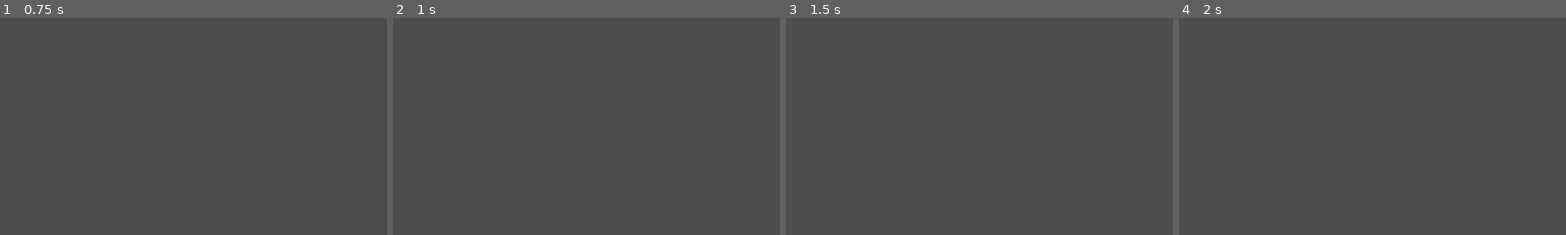
Above: before the commit, frames 1-4 (left to right).
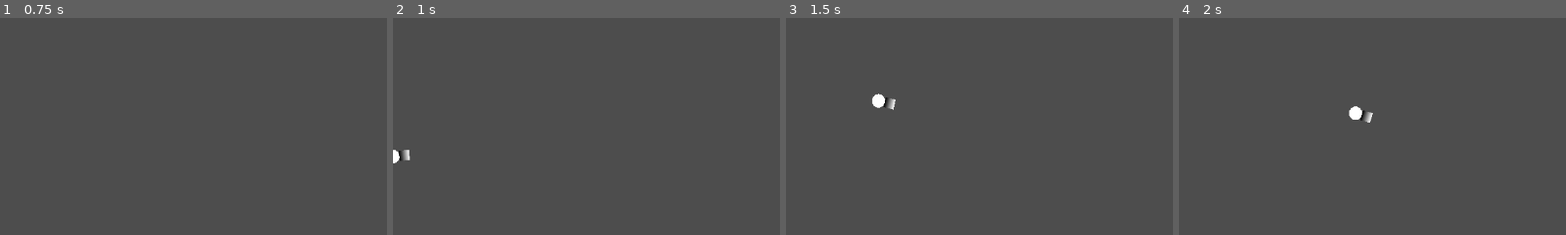
Above: after the commit, the same moments.

Repository: Clafout1s/Nature-s-Force
Game: Godot game, scene res://main.tscn
Two runs of this game, one before a commit and one after it. Both use one fixed random seed, a clock stepped at 60 frames per second and the inputs below. The engine's default icon, where the game draws it, is replaced by a stand-in: a white triangle on a blue panel in a dark square.
Inputs (mouse positions are % of the whole screen's width and height, from its top left):
- Up to frame 1 (0.75 s): move the mouse to (72, 45) at 0.52 s; hold D (right) from 0.53 s (still down); right-click (72, 45) at 0.6 s
- Up to frame 2 (1 s): keep holding D (right); tap W (up) at 0.77 s; tap Space (action_bar) at 0.8 s
- Up to frame 3 (1.5 s): keep holding D (right); tap W (up) at 1.07 s; move the mouse to (30, 55) at 1.27 s; tap Space (action_bar) at 1.35 s
- Up to frame 4 (2 s): keep holding D (right); tap W (up) at 1.52, 1.55, 1.82 s
The pictures show only the part of the screen within x 0-50%, y 28-78%; the shares and areas given below are measured in that part.

Frame 1 is identical in both runs. In frame 2, 0.2% of the frame differs, in the area x 0-5%, y 60-67%; in frame 3, 0.3%; in frame 4, 0.3%, in the area x 43-51%, y 40-49%.

Commit message:
Dash is fix, movement properly cut to const and burst, need momentum end burst

Diff:
--- a/player.gd
+++ b/player.gd
@@ -5,7 +5,7 @@
 @export var SPEED = 250.0
 @export var GRAVITY=1500
 @export var JUMP_VELOCITY = -500.0
-@export var SHOTGUN_VELOCITY = SPEED*2
+@export var SHOTGUN_VELOCITY = 1000
 
 
 var movement_list_x=[]
@@ -17,56 +17,70 @@
 var down_velocity_modifier=20
 # Get the gravity from the project settings to be synced with RigidBody nodes.
 var gravity = GRAVITY #ProjectSettings.get_setting("physics/2d/default_gravity")
-
+var exp_gravity=0
 
 var x_modifier_burst = 0
 var x_modifier_constant=0
 var y_modifier_burst = 0
 var y_modifier_constant=0
 
+var jump_activator
+
 func _ready():
 	gun_centre_ecart=Vector2(position.x-$gun.global_position.x,position.x-$gun.global_position.x)
 
 func _physics_process(delta):
 
+	jump_input()
 	rotate_gun()
+	shotgun_input()
+	#dash_input()
 
-
-	dash_input()
-	shotgun_input()
-
+	exp_gravity+=gravity*delta
+	if is_on_floor():
+		exp_gravity=0
 
 	var to_apply_x=return_apply_regular_burst(movement_list_x)
 	var to_apply_y=return_apply_regular_burst(movement_list_y)
 
 	x_modifier_constant=return_horizontal_input()
-	y_modifier_burst+=return_jump_input()
-	y_modifier_constant+=gravity*delta
+	x_modifier_burst=burst_test_input()
+	y_modifier_burst=0
+	y_modifier_constant=exp_gravity
+	if jump_activator:
+		y_modifier_constant+=JUMP_VELOCITY
+
 	for elex in to_apply_x:
 		x_modifier_burst+=elex
 	for eley in to_apply_y:
 		y_modifier_burst+=eley
-	apply_vertical_velocity(y_modifier_constant,y_modifier_burst)
-	apply_horizontal_velocity(x_modifier_constant,x_modifier_burst)
+
+	print(x_modifier_burst," ",y_modifier_burst)
+	apply_vertical_velocity(delta,y_modifier_constant,y_modifier_burst)
+	apply_horizontal_velocity(delta,x_modifier_constant,x_modifier_burst)
 	move_and_slide()
+	if is_on_floor():
+		#print("in")
+		y_modifier_burst = 0
+		jump_activator=false
 
-func apply_horizontal_velocity(modifier_constant, modifier_burst):
+
+func apply_horizontal_velocity(delta,modifier_constant, modifier_burst):
 	velocity.x = modifier_constant + modifier_burst
+	velocity.x = move_toward(velocity.x, modifier_constant, abs(SPEED))
 
-	if modifier_burst == 0:
-		velocity.x = move_toward(modifier_constant, 0, SPEED)
+func apply_vertical_velocity(delta,modifier_constant, modifier_burst):
+	if modifier_burst==0:
+		velocity.y = modifier_constant
 	else:
-		modifier_burst=0
-		print(x_modifier_burst)
+		velocity.y =modifier_burst
+	#y_modifier_burst=move_toward(y_modifier_burst, 0, abs(SPEED*50/float(100)))
 
-func apply_vertical_velocity(modifier_constant, modifier_burst):
+	#print(velocity.y)
 
-	velocity.y = modifier_constant + modifier_burst
-	if modifier_burst == 0:
-		velocity.x = move_toward(modifier_constant, 0, SPEED)
-	else:
-		modifier_burst=0
-		print(x_modifier_burst)
+	#print(velocity.y)
+	#y_modifier_burst=0
+
 
 func return_horizontal_input():
 	var direction = Input.get_axis("left", "right")
@@ -75,11 +89,9 @@
 	else:
 		return 0
 
-func return_jump_input():
+func jump_input():
 	if Input.is_action_just_pressed("up") and is_on_floor():
-		return JUMP_VELOCITY
-	else:
-		return 0
+		jump_activator=true
 
 func dash_input():
 	if Input.is_action_just_pressed("action_bar"):
@@ -113,24 +125,17 @@
 
 func shotgun_input():
 	if Input.is_action_just_pressed("action2"):
+		var angle=position.angle_to_point(get_global_mouse_position())
+		regular_burst_launch("shotgun_x",-cos(angle)*SHOTGUN_VELOCITY,shotgun_activator,10,movement_list_x)
+		regular_burst_launch("shotgun_y",-sin(angle)*SHOTGUN_VELOCITY,shotgun_activator,10,movement_list_y)
 
-		var angle=position.angle_to_point(get_global_mouse_position())
-		regular_burst_launch("shotgun_x",-cos(angle)*SHOTGUN_VELOCITY,shotgun_activator,8,movement_list_x)
-		regular_burst_launch("shotgun_y",-sin(angle)*SHOTGUN_VELOCITY,shotgun_activator,8,movement_list_y)
+func burst_test_input():
+	if Input.is_action_just_pressed("action_bar"):
+		var direction = Input.get_axis("left", "right")
+		return direction*1000
+	else:
+		return 0
 
-
-"""
-func apply_shotgun_physics():
-	if Input.is_action_just_pressed("action2"):
-		shotgun_shot=true
-		actual_shot_velocity=SHOTGUN_VELOCITY
-	if shotgun_shot:
-		actual_shot_velocity-=shot_percent_reduction/float(100)*float(actual_shot_velocity)
-		print(actual_shot_velocity)
-		if actual_shot_velocity<=10/float(100)*float(SHOTGUN_VELOCITY):
-			shotgun_shot=false
-			actual_shot_velocity=0
-"""
 func has_same_sign(f1:float,f2:float):
 	return f1<0 and f2<0 or f1>0 and f2>0
 
